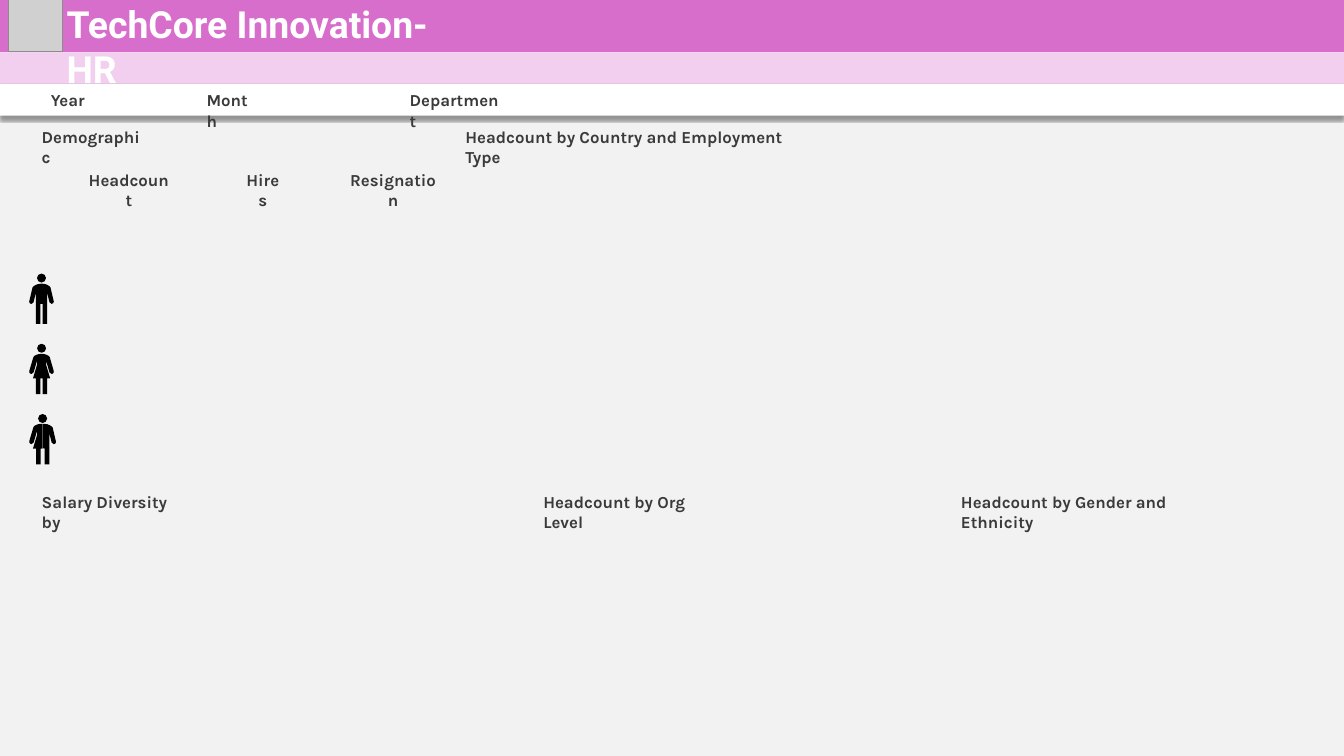
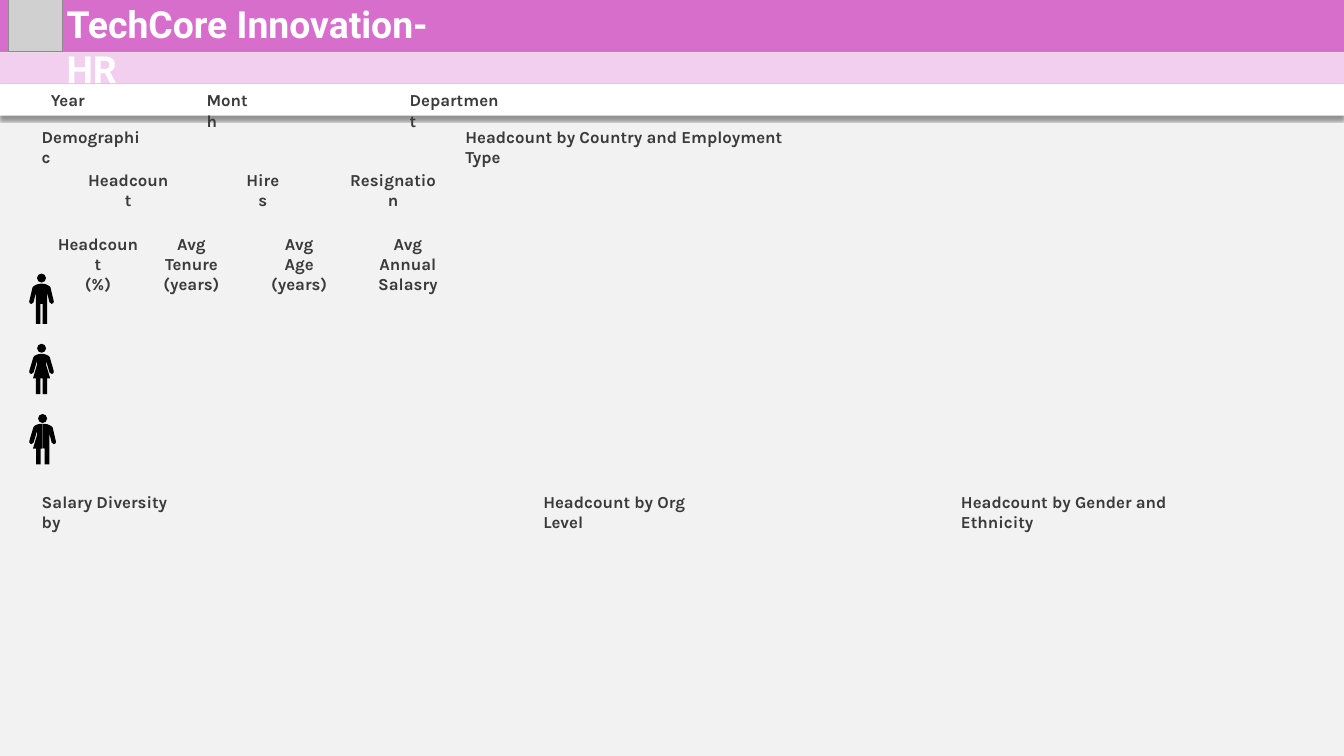
Before and after one commit to mmrnayan/HR-Analysis, a slide deck: slide 8 of bk/0bk.pptx. Drawn at 1344x756 pixels with LibreOffice and Linux fonts; fonts in the diff are those of the drawing; grey boxes stand for pictures. Boxes give left, top, right and bottom in pixels: in the first picture for what was removed or moved away, otherwise in the second. Text is boxed around its words. In the diff, an @@ line names an element or a change of style, - is before the commit and + after.

```diff
--- a/bk/0bk.pptx
+++ b/bk/0bk.pptx
@@ text at [543, 496, 630, 508]: paragraph added @@
+(%)
@@ text "Headcount": place and size @@
-text "Headcount" at [465, 131, 552, 143]
+text "Headcount" at [543, 496, 630, 508]
@@ text added at [163, 239, 219, 294], 18 pt, text #3A3A3A, bold @@
+Avg Tenure
+(years)
@@ text added at [271, 239, 327, 294], 18 pt, text #3A3A3A, bold @@
+Avg Age
+(years)
@@ text added at [378, 239, 437, 294], 18 pt, text #3A3A3A, bold @@
+Avg Annual
+Salasry
```
Also in this commit, not shown: 7 other files.
